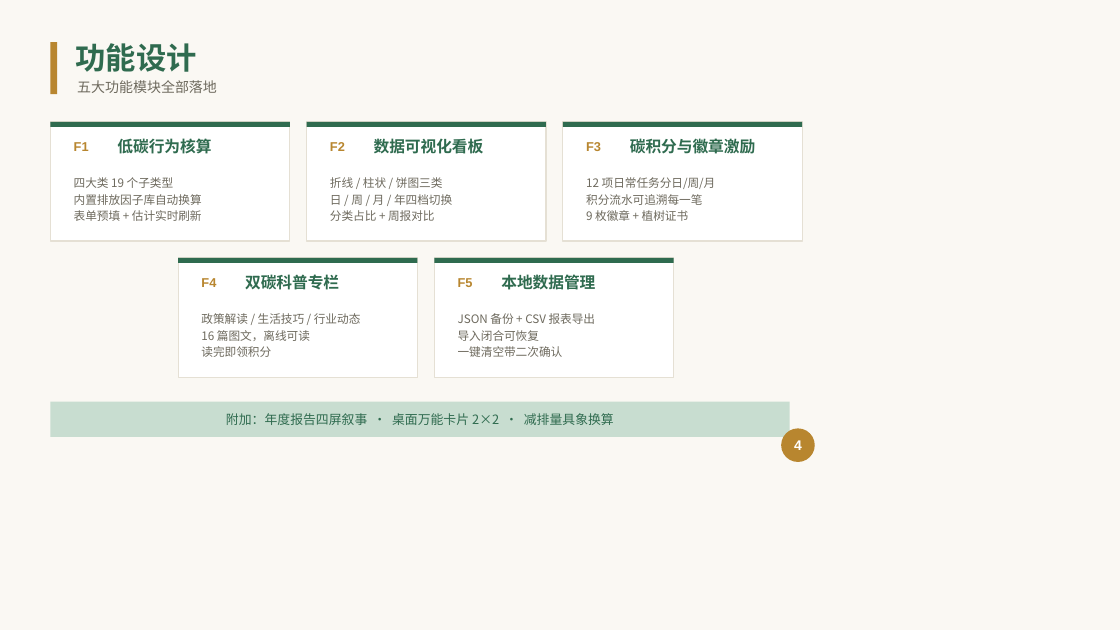
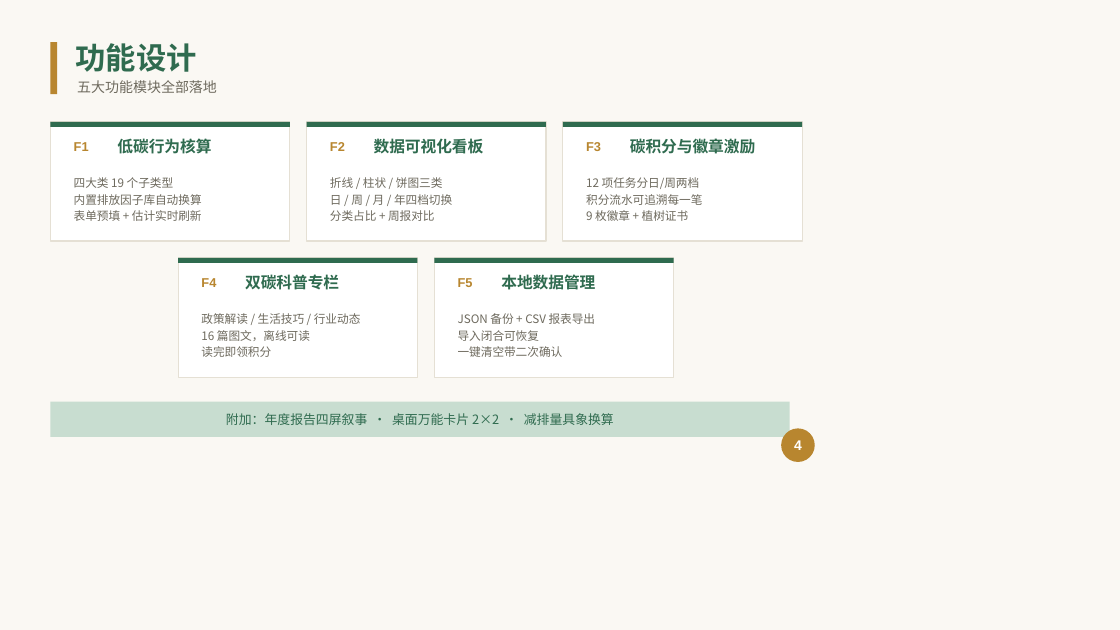
Before and after one commit to Cian8023/CarbonFoot, a slide deck: slide 4 of harmonyos/CarbonFootprint/碳足迹-项目介绍.pptx. Drawn at 1120x630 pixels with LibreOffice and Linux fonts; fonts in the diff are those of the drawing. Boxes give left, top, right and bottom in pixels: in the first picture for what was removed or moved away, otherwise in the second. Text is boxed around its words. In the diff, an @@ line names an element or a change of style, - is before the commit and + after.

```diff
--- a/harmonyos/CarbonFootprint/碳足迹-项目介绍.pptx
+++ b/harmonyos/CarbonFootprint/碳足迹-项目介绍.pptx
@@ text at box(586, 177, 700, 189): text changed @@
-12 项日常任务分日/周/月
+12 项任务分日/周两档
```
Also in this commit, not shown: 4 other slides changed, 16 other files.
